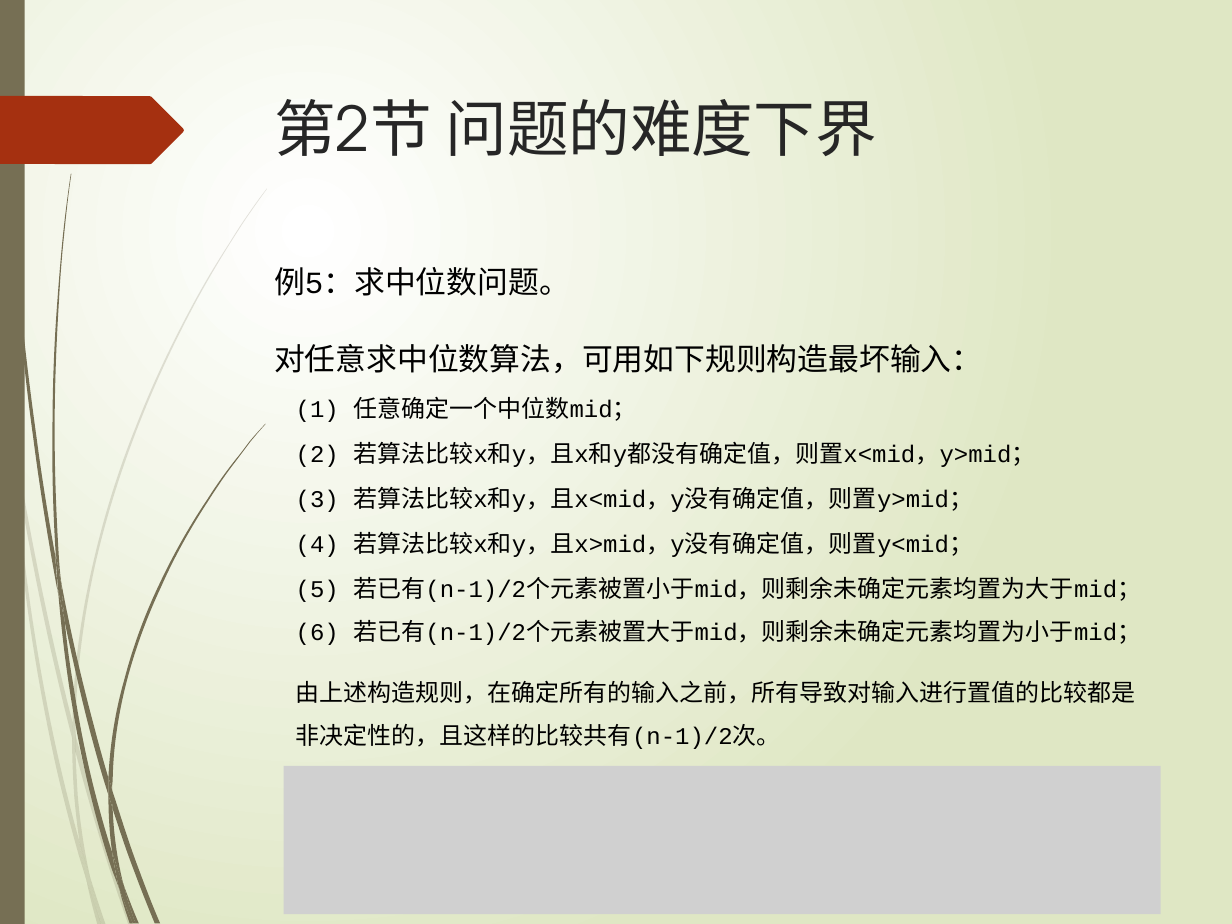
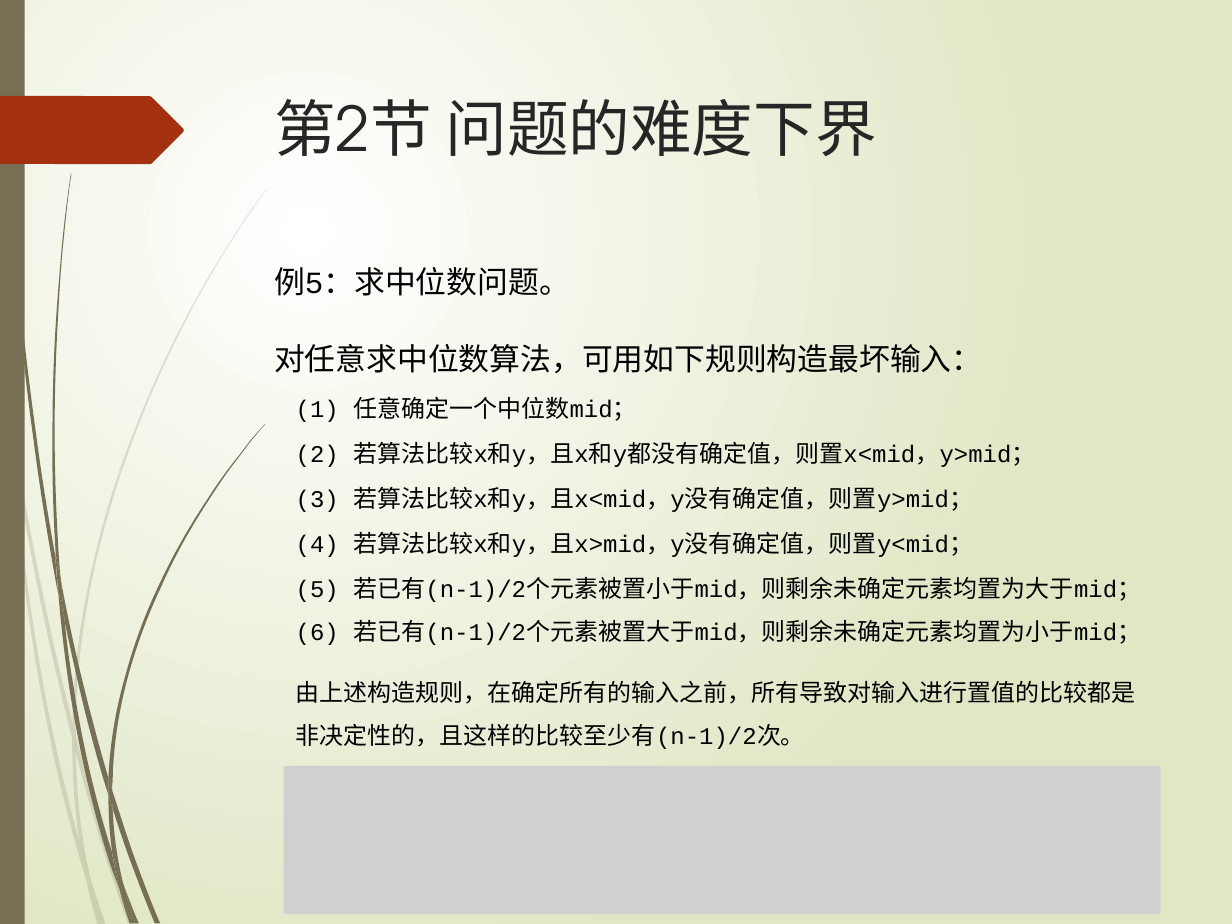
Before and after one commit to TeacherPeng/AlgorithmAnalysis, a slide deck: slide 22 of 教案/第3章 问题复杂性.pptx. Drawn at 1232x924 pixels with LibreOffice and Linux fonts; fonts in the diff are those of the drawing; grey boxes stand for pictures. Boxes give left, top, right and bottom in pixels: in the first picture for what was removed or moved away, otherwise in the second. Text is boxed around its words. In the diff, an @@ line names an element or a change of style, - is before the commit and + after.

```diff
--- a/教案/第3章 问题复杂性.pptx
+++ b/教案/第3章 问题复杂性.pptx
@@ text at [296, 681, 1136, 749]: text changed @@
-由上述构造规则，在确定所有的输入之前，所有导致对输入进行置值的比较都是非决定性的，且这样的比较共有(n-1)/2次。
+由上述构造规则，在确定所有的输入之前，所有导致对输入进行置值的比较都是非决定性的，且这样的比较至少有(n-1)/2次。
```
